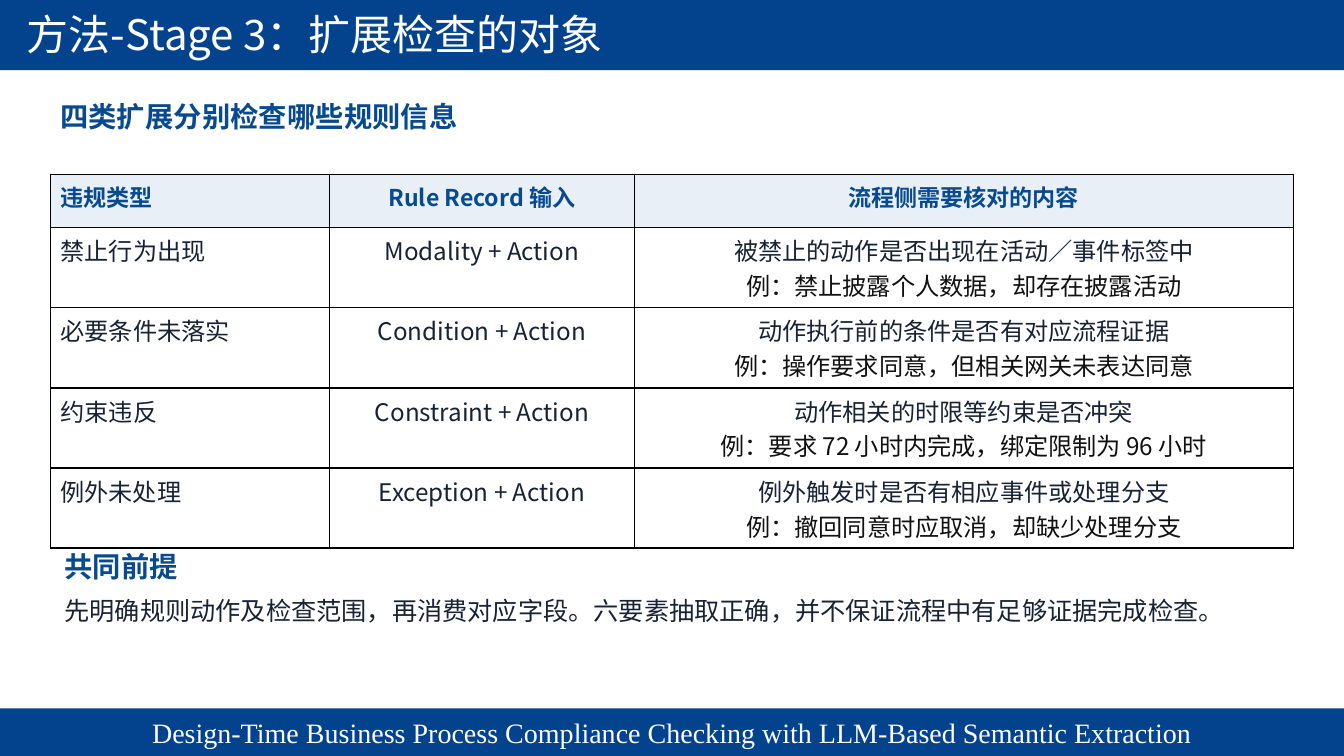
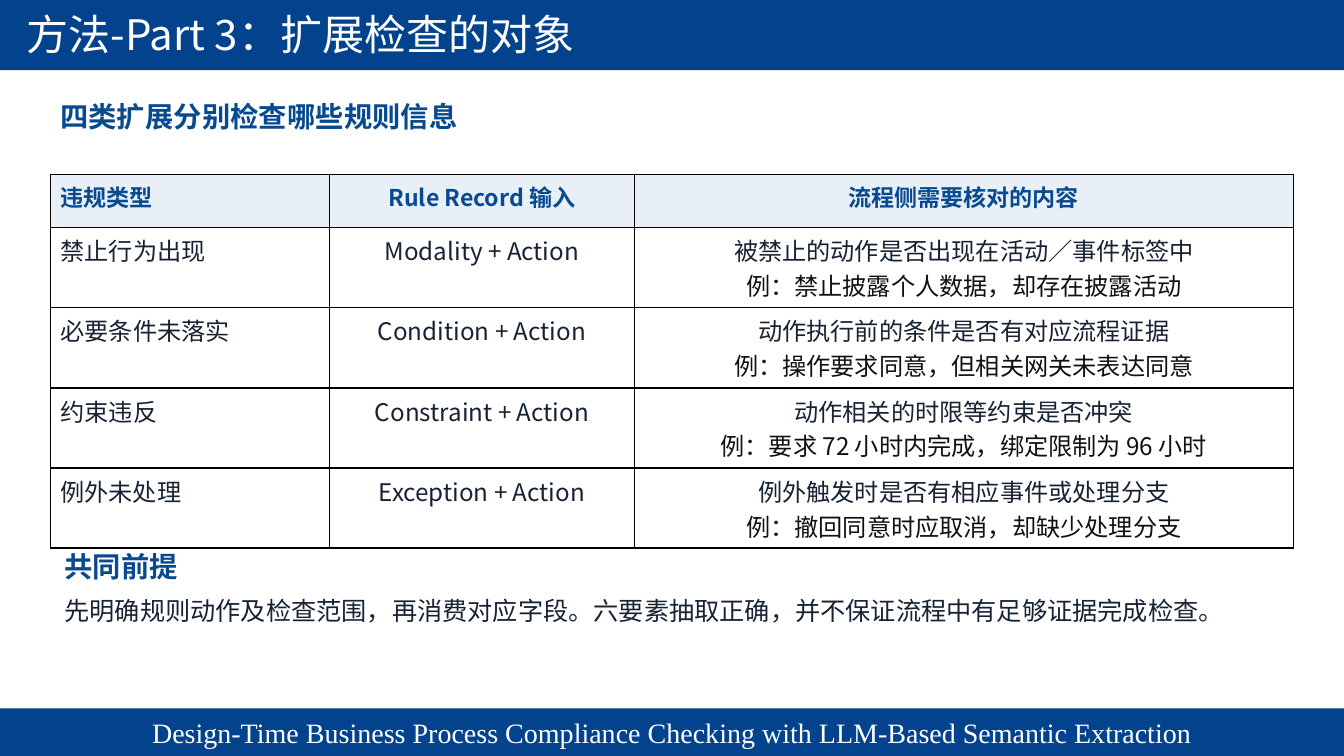
Before and after one commit to chaos-66/LLM4BPC, a slide deck: slide 14 of formal_experiment/paper/presentations/LLM4BPC_Semantic_Extraction_Revised.pptx. Drawn at 1344x756 pixels with LibreOffice and Linux fonts; fonts in the diff are those of the drawing; background and template pictures are left out. Boxes give left, top, right and bottom in pixels: in the first picture for what was removed or moved away, otherwise in the second. Text is boxed around its words. In the diff, an @@ line names an element or a change of style, - is before the commit and + after.

Commit message:
PW3/PW5 checkpoint: unify Part names and verify parallel inputs

```diff
--- a/formal_experiment/paper/presentations/LLM4BPC_Semantic_Extraction_Revised.pptx
+++ b/formal_experiment/paper/presentations/LLM4BPC_Semantic_Extraction_Revised.pptx
@@ text at [27, 14, 574, 54]: text changed @@
-方法-Stage 3：扩展检查的对象
+方法-Part 3：扩展检查的对象
```
Also in this commit, not shown: 19 other slides changed, 53 other files.
